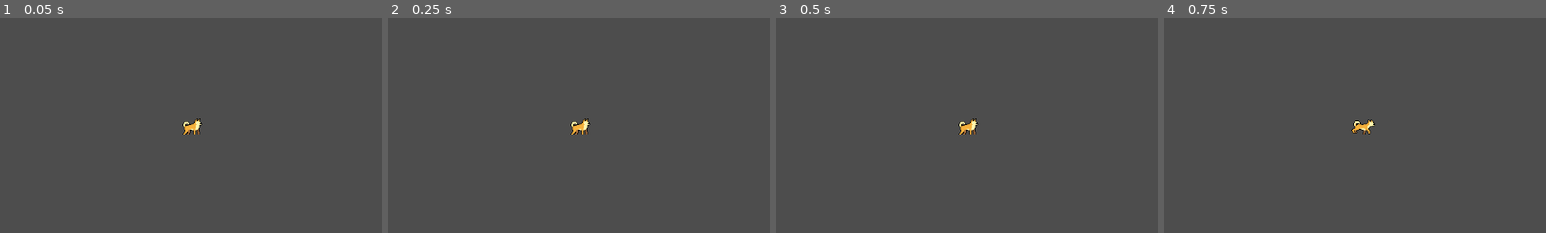
Above: before the commit, frames 1-4 (left to right).
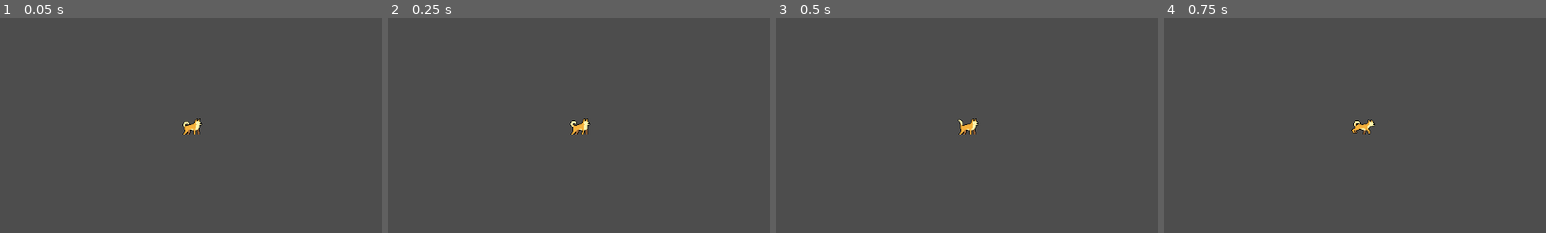
Above: after the commit, the same moments.

Repository: Anisha-Me/HowdyHack-2024
Game: Godot game, scene res://character_body_2d.tscn
The game is run twice, just before and just after one commit, with the same random seed, the same clock (stepped at 60 frames per second) and the same inputs. The project has no main scene, so this scene is started directly.
Inputs:
- Up to frame 1 (0.05 s): no input
- Up to frame 2 (0.25 s): no input
- Up to frame 3 (0.5 s): no input
- Up to frame 4 (0.75 s): tap Enter at 0.5 s; hold Right (Right) from 0.53 s (still down)
The pictures show only the part of the screen within x 26-76%, y 25-75%; the shares and areas given below are measured in that part.

Frame 1 is identical in both runs. In frame 2, less than 0.1% of the frame differs, in the area x 47-53%, y 46-54%; in frame 3, less than 0.1%, in the area x 47-53%, y 47-52%; in frame 4, nothing differs.

Commit message:
Dog is walking and idling!

Diff:
--- a/character_body_2d.tscn
+++ b/character_body_2d.tscn
@@ -95,6 +95,6 @@
 [node name="AnimatedSprite2D" type="AnimatedSprite2D" parent="."]
 sprite_frames = SubResource("SpriteFrames_tj38y")
 animation = &"Idle"
-frame_progress = 0.0752268
+frame_progress = 0.608995
 
 [node name="CollisionShape2D" type="CollisionShape2D" parent="."]
--- a/player.gd
+++ b/player.gd
@@ -21,21 +21,15 @@
 
 	if velocity.length() > 0:
 		velocity = velocity.normalized() * speed
-		$AnimatedSprite2D.play()
+		$AnimatedSprite2D.play("Walk")
 	else:
-		$AnimatedSprite2D.stop()
-
-	if velocity.length() > 0:
-		motion = motion.normalized() * speed
-		$AnimatedSprite2D.play()
-	else:
-		$AnimatedSprite2D.animation = "Idle"
+		$AnimatedSprite2D.play("Idle")
 
 
 	position += velocity * delta
 	position = position.clamp(Vector2.ZERO, screen_size)
 
-	if velocity.x != 0 or velocity.y != 0:
+	if velocity.x != 0:
 		$AnimatedSprite2D.animation = "Walk"
 		$AnimatedSprite2D.flip_v = false
 		# See the note below about the following boolean assignment.
